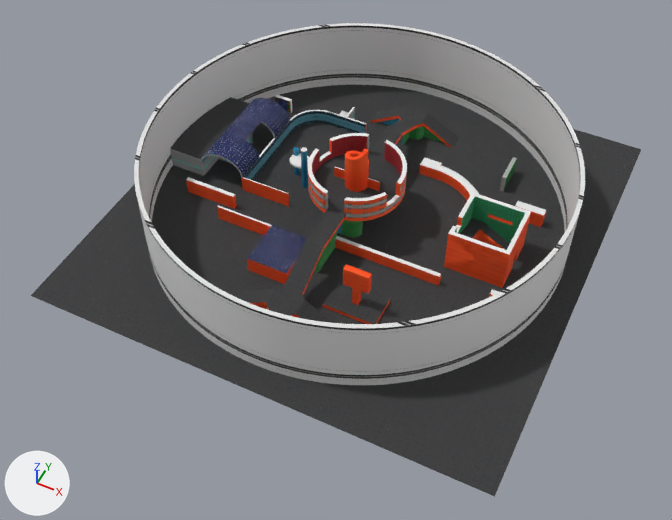
Renders of the OBJ model Mecha Mayhem/projects/Prototype/res/maps/MapUntextured.obj from each side of a commit.
Rendered twice from a 50 mm lens placed at (26.2, -51.0, 52.5), pointed at (5.7, -10.1, 1.2). Every picture has the same lights, and +X, +Y and +Z are marked at lower left. Where no turn or scale is listed for an object, it has been applied to the vertices.

The older version as bpy lines, for what is in view:
```python
ob_worldspawn_12420 = bpy.data.objects.new('worldspawn_12420', me_worldspawn_12420)
ob_worldspawn_12420.location = (0.0, 0.0, 0.0)
```
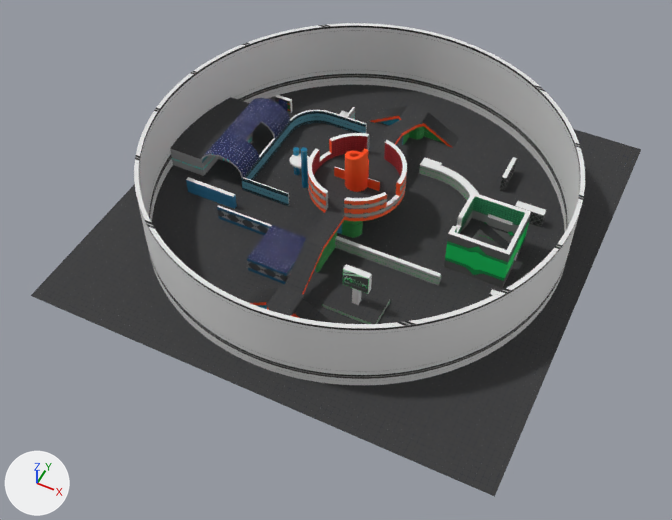
What differs and where, as boxes [x1, y1, x2, y2] in the pictures (672 x 520 px; the box of a moved part takes in the faces that stretch with it):
part 1 of me_worldspawn_12420, moved or reshaped: before [238, 104, 424, 317]; after [266, 164, 531, 317]
part 2 of me_worldspawn_12420, surface changed: [268, 298, 327, 322] in both
part 3 of me_worldspawn_12420, recoloured (orange to white): [288, 124, 513, 305] in both
part 4 of me_worldspawn_12420, recoloured (brown to cyan): [243, 178, 289, 207] in both
part 5 of me_worldspawn_12420, recoloured: [323, 300, 390, 324] in both
part 6 of me_worldspawn_12420, recoloured (brown to blue): [186, 180, 237, 209] in both
part 7 of me_worldspawn_12420, recoloured: [444, 234, 511, 288] in both
part 8 of me_worldspawn_12420, recoloured (red to black): [489, 210, 546, 297] in both
part 9 of me_worldspawn_12420, recoloured: [343, 269, 369, 294] in both
part 10 of me_worldspawn_12420, recoloured (brown to black): [473, 229, 505, 250] in both
part 11 of me_worldspawn_12420, recoloured: [217, 207, 295, 284] in both
part 12 of me_worldspawn_12420, recoloured: [502, 157, 517, 178] in both
part 13 of me_worldspawn_12420, recoloured: [500, 177, 506, 192] in both
part 14 of me_worldspawn_12420, recoloured: [504, 159, 517, 190] in both
part 15 of me_worldspawn_12420, recoloured (green to grey): [487, 217, 512, 242] in both

Edits to the bpy script that builds the scene:
```text
Add mat_custom_blue_side_wall_variant_pattern:
    mat_custom_blue_side_wall_variant_pattern = principled_material('custom/blue_side_wall_variant_pattern')
    mat_custom_blue_side_wall_variant_pattern.texture = img_blue_side_wall_variant_pattern_png
    mat_custom_blue_side_wall_variant_pattern.roughness = 0.905
Add mat_custom_green_side_boxlike:
    mat_custom_green_side_boxlike = principled_material('custom/green_side_boxlike')
    mat_custom_green_side_boxlike.texture = img_green_side_boxlike_png
    mat_custom_green_side_boxlike.roughness = 0.905
Add mat_custom_mechamayhemad:
    mat_custom_mechamayhemad = principled_material('custom/mechamayhemad')
    mat_custom_mechamayhemad.texture = img_mechamayhemad_png
    mat_custom_mechamayhemad.roughness = 0.905
Add mat_custom_green_side_mainwall:
    mat_custom_green_side_mainwall = principled_material('custom/green_side_mainwall')
    mat_custom_green_side_mainwall.texture = img_green_side_mainwall_png
    mat_custom_green_side_mainwall.roughness = 0.905
Add mat_custom_greedn_side_gemlike:
    mat_custom_greedn_side_gemlike = principled_material('custom/greedn_side_gemlike')
    mat_custom_greedn_side_gemlike.texture = img_greedn_side_gemlike_png
    mat_custom_greedn_side_gemlike.roughness = 0.905
Add mat_custom_green_side_slight_linebump:
    mat_custom_green_side_slight_linebump = principled_material('custom/green_side_slight_linebump')
    mat_custom_green_side_slight_linebump.texture = img_green_side_slight_linebump_png
    mat_custom_green_side_slight_linebump.roughness = 0.905
Change me_worldspawn_12420:
    remove me_worldspawn_12420.from_pydata(...)  # 2310 vertices, 1789 faces; spans x -11.9..22.8, y -23.0..11.7, z 1.3..8.4
    add me_worldspawn_12420.from_pydata(...)  # 2295 vertices, 1791 faces; spans x -11.9..22.8, y -23.0..11.7, z 1.3..8.4
    me_worldspawn_12420 part 1: 1 vertex moved within x 5.0, y -8.9, z 4.1; 111 vertices removed from x 3.8..13.7, y -17.6..6.7, z 1.6..6.5; 107 vertices added at x 4.2..17.7, y -20.1..1.8, z 1.6..4.5
    me_worldspawn_12420 part 2: 84 kept faces spanning x -7.7..18.6, y -20.1..4.5, z 1.6..6.5 get new texture (UV) coordinates
    me_worldspawn_12420 part 3: 17 faces spanning x 0.2..17.7, y -13.7..3.2, z 1.6..5.1 switch from mat_custom_solid_orange (picture img_solid_orange_png) to mat_dev_dev_measuregeneric01b (its picture is missing)
    me_worldspawn_12420 part 4: 1 face spanning x -3.8..0.2, y -7.0, z 1.6..3.0 switches from mat_custom_solid_orange (picture img_solid_orange_png) to mat_custom_blue_inner_courtyard (picture img_blue_outside_wall_png)
    me_worldspawn_12420 part 5: 4 faces spanning x 7.0..11.0, y -14.7..-12.2, z 1.6..1.9 switch from mat_custom_solid_orange (picture img_solid_orange_png) to mat_custom_green_double_line_tex (picture img_green_side_curved_line_png)
    me_worldspawn_12420 part 6: 3 faces spanning x -7.7..-3.4, y -9.1..-8.8, z 1.6..2.9 switch from mat_custom_solid_orange (picture img_solid_orange_png) to mat_custom_blue_wall_tex_2 (picture img_blue_side_wall_2_png)
    me_worldspawn_12420 part 7: 8 faces spanning x 13.2..17.7, y -7.4..-2.8, z 1.6..5.1 switch from mat_custom_solid_orange (picture img_solid_orange_png) to mat_custom_green_side_mainwall (picture img_green_side_mainwall_png)
    me_worldspawn_12420 part 8: 8 faces spanning x 16.0..18.6, y -9.4..0.2, z 1.6..2.9 switch from mat_custom_solid_orange (picture img_solid_orange_png) to mat_custom_green_side_boxlike (picture img_green_side_boxlike_png)
    me_worldspawn_12420 part 9: 2 faces spanning x 8.1..10.0, y -13.7..-13.2, z 3.5..5.1 switch from mat_custom_solid_orange (picture img_solid_orange_png) to mat_custom_mechamayhemad (picture img_mechamayhemad_png)
    me_worldspawn_12420 part 10: 6 faces spanning x 13.5..17.4, y -5.8..-3.9, z 1.6..3.7 switch from mat_custom_solid_orange (picture img_solid_orange_png) to mat_custom_green_side_slight_linebump (picture img_green_side_slight_linebump_png)
    me_worldspawn_12420 part 11: 6 faces spanning x -4.0..3.8, y -14.1..-10.4, z 1.6..2.9 switch from mat_custom_solid_orange (picture img_solid_orange_png) to mat_custom_blue_side_wall_variant_pattern (picture img_blue_side_wall_variant_pattern_png)
    me_worldspawn_12420 part 12: 1 face spanning x 14.1..14.4, y 1.9..4.5, z 3.0 switches from mat_custom_green_line_tex (picture img_green_side_straight_line_png) to mat_dev_dev_measuregeneric01b (its picture is missing)
    me_worldspawn_12420 part 13: 2 faces spanning x 14.1..14.4, y 1.9..4.5, z 1.6..3.0 switch from mat_custom_green_line_tex (picture img_green_side_straight_line_png) to mat_custom_green_side_boxlike (picture img_green_side_boxlike_png)
    me_worldspawn_12420 part 14: 2 faces spanning x 14.1..14.4, y 1.9..4.5, z 1.6..3.0 switch from mat_custom_green_wall_tex (picture img_green_wall_tex_png) to mat_custom_green_side_boxlike (picture img_green_side_boxlike_png)
    me_worldspawn_12420 part 15: 2 faces spanning x 13.2..17.7, y -7.1..-3.1, z 1.6..3.5 switch from mat_custom_green_padded_wall (picture img_green_padded_wall_png) to mat_custom_greedn_side_gemlike (picture img_greedn_side_gemlike_png)
    add me_worldspawn_12420.materials.append(mat_custom_blue_side_wall_crystal_storage)  # picture img_blue_side_wall_crystal_storage_png
```
